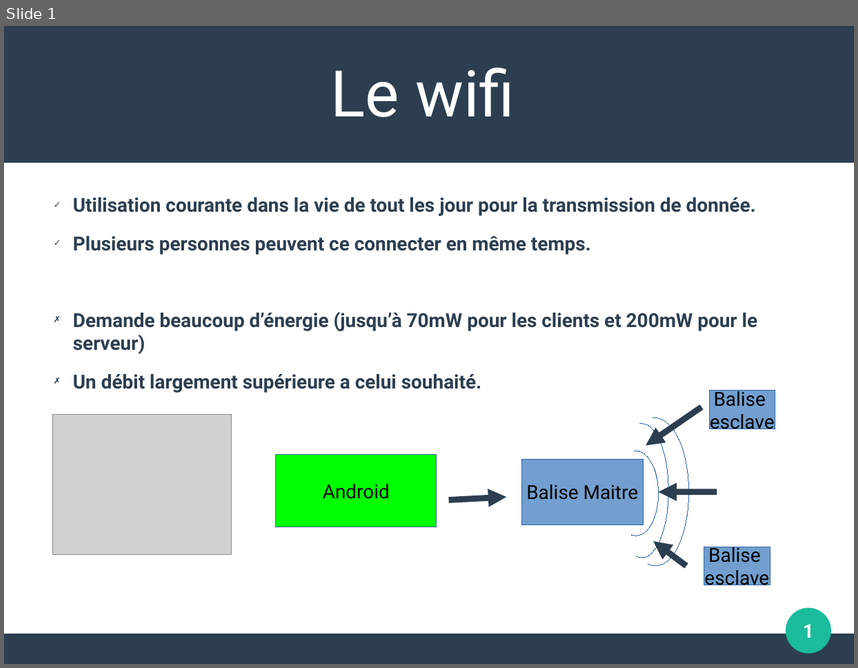
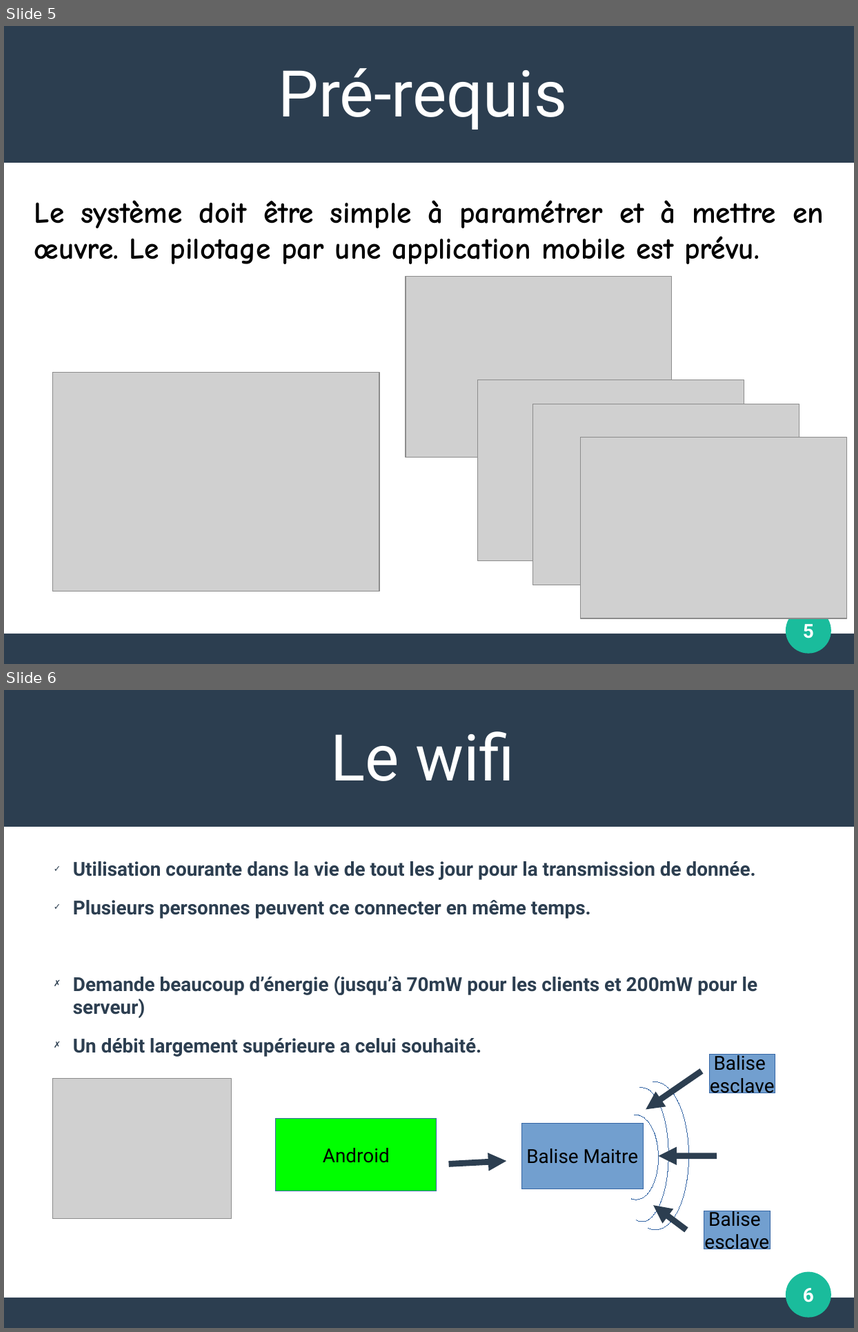
Before and after one commit to albanninou/ProjetBTS, a slide deck: Presentation premiere revue de projet.odp. Shown one above the other, each under a label of ours: slide 1 before the commit, slides 5 and 6 after it. The pictures are 858x668 and 858x1332 pixels, drawn with LibreOffice and Linux fonts; fonts in the diff are those of the drawing; grey boxes stand for pictures. Boxes give left, top, right and bottom in pixels: in the first picture for what was removed or moved away, otherwise in the second. Text is boxed around its words. In the diff, an @@ line names an element or a change of style, - is before the commit and + after.

```diff
--- a/Presentation premiere revue de projet.odp
+++ b/Presentation premiere revue de projet.odp
@@ slide 5 added at [4, 26, 854, 664], background #FFFFFF; not listed: 3 template elements that a slide beside it also shows @@
@@ text added at [278, 68, 567, 129], 60 pt, text #FFFFFF @@
+Pré-requis
@@ text added at [34, 200, 824, 264], 28 pt, text #000000, bold @@
+Le système doit être simple à paramétrer et à mettre en œuvre. Le pilotage par une application mobile est prévu.
@@ picture added at [406, 276, 672, 457] @@
@@ picture added at [52, 372, 379, 591] @@
@@ picture added at [477, 379, 744, 561] @@
@@ picture added at [533, 404, 800, 586] @@
@@ picture added at [581, 437, 847, 619] @@
@@ page number added at [803, 624, 814, 638], 18 pt, text #FFFFFF, bold @@
+5
@@ what was slide 1 is now slide 6 @@
@@ page number at [803, 1288, 814, 1302]: text changed @@
-1
+6
```
Also in this commit, not shown: 1 slide changed, 4 other slides added, 32 other files.
